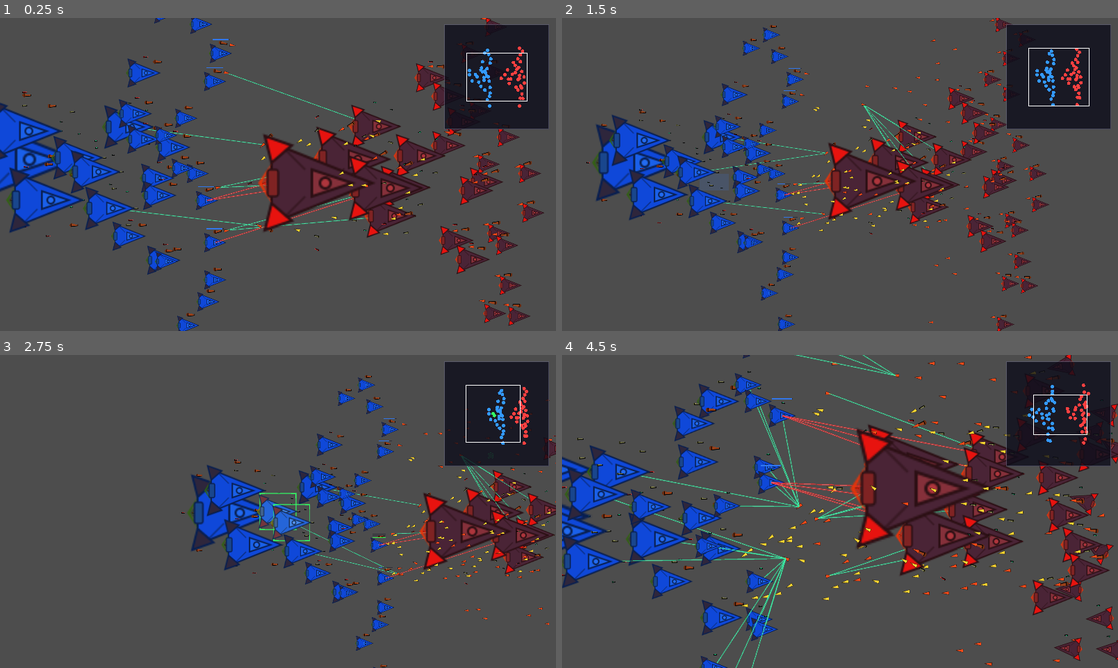
Above: before the commit, frames 1-4 (two rows, left to right).
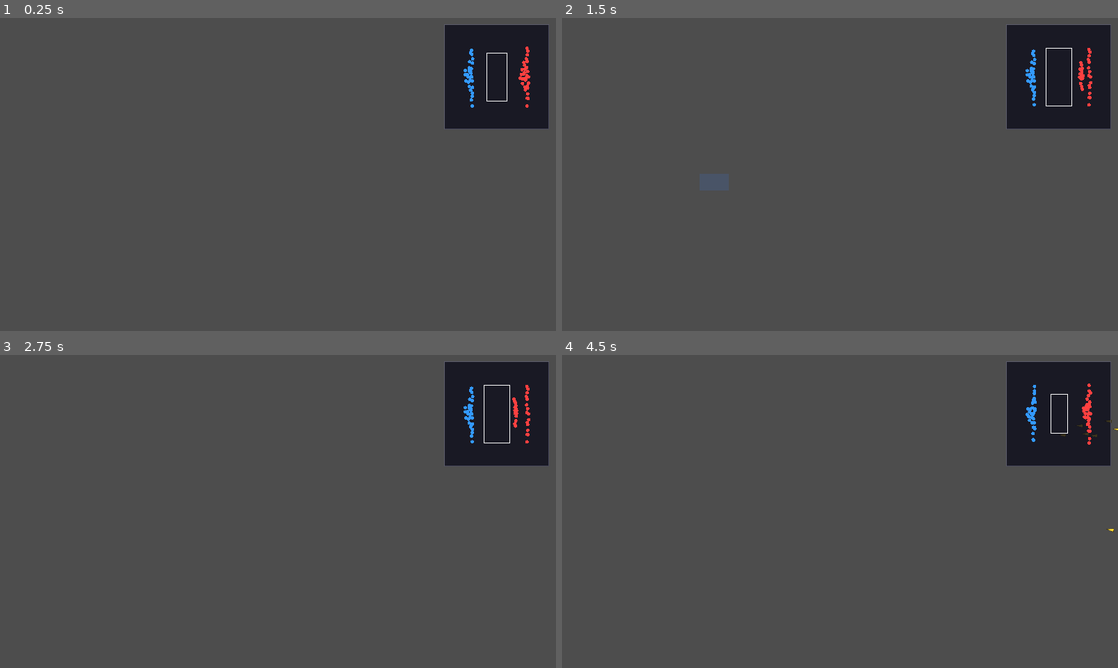
Above: after the commit, the same moments.

Repository: ZhanXuzhao/SpaceRTS
Game: Godot game, scene res://scenes/main.tscn
The game is run twice, just before and just after one commit, with the same random seed, the same clock (stepped at 60 frames per second) and the same inputs.
Inputs (mouse positions are in pixels of both pictures, inside the frame that each line leads up to):
- Up to frame 1 (0.25 s): no input
- Up to frame 2 (1.5 s): tap Enter at 0.5 s; move the mouse to (962, 158) at 0.52 s; hold W 0.53-1.25 s; tap H at 0.6 s; click (962, 158) at 0.67 s; drag from (728, 190) to (639, 140) at 1.27 s
- Up to frame 3 (2.75 s): move the mouse to (333, 442) at 2.02 s; hold W from 2.03 s (still down); tap R at 2.1 s; tap H at 2.3 s
- Up to frame 4 (4.5 s): release W at 2.75 s; drag from (812, 574) to (878, 486) at 2.77 s; move the mouse to (1006, 558) at 3.52 s; hold A 3.53-4.25 s; tap 0 at 3.6 s; tap H at 3.8 s; tap Escape at 4.15 s; click "[R] 重新开始" at 4.25 s

The runs differ from the first frame. In frame 1, 20% of the frame differs, in the area x 0-98%, y 0-100%; in frame 2, 15%; in frame 3, 12%; in frame 4, 25%, in the area x 0-100%, y 0-100%.

Commit message:
fix: Ctrl+A顺序修复 + 间距×3(250→7000) + PD环绕默认500

Diff:
--- a/scripts/main.gd
+++ b/scripts/main.gd
@@ -222,20 +222,8 @@
 				_orbit_cursor_mode = false
 			_attack_cursor_mode = false
 			queue_redraw()
-		elif event.keycode == KEY_A and not event.echo:
-			_attack_cursor_mode = not _attack_cursor_mode
-			_orbit_cursor_mode = false
-			queue_redraw()
-		elif event.keycode == KEY_ESCAPE:
-			_attack_cursor_mode = false
-			_orbit_cursor_mode = false
-			queue_redraw()
-
-		# ---- H：镜头移动到选中单位 ----
-		elif event.keycode == KEY_H and not event.echo:
-			_center_camera_on_selection()
-
-		# ---- Ctrl+A：全选己方单位 ----
+
+		# ---- Ctrl+A 优先于普通 A ----
 		elif event.keycode == KEY_A and event.ctrl_pressed and not event.echo:
 			_clear_selection()
 			for unit in _units:
@@ -245,6 +233,18 @@
 			_attack_cursor_mode = false
 			_orbit_cursor_mode = false
 			queue_redraw()
+		elif event.keycode == KEY_A and not event.echo:
+			_attack_cursor_mode = not _attack_cursor_mode
+			_orbit_cursor_mode = false
+			queue_redraw()
+		elif event.keycode == KEY_ESCAPE:
+			_attack_cursor_mode = false
+			_orbit_cursor_mode = false
+			queue_redraw()
+
+		# ---- H：镜头移动到选中单位 ----
+		elif event.keycode == KEY_H and not event.echo:
+			_center_camera_on_selection()
 
 		# ---- Ctrl+数字：编队 ----
 		elif event.ctrl_pressed and event.keycode >= KEY_0 and event.keycode <= KEY_9:
@@ -501,7 +501,7 @@
 	]
 
 	_spawn_fleet(Unit.Team.BLUE, 250, fleet)
-	_spawn_fleet(Unit.Team.RED, 2500, fleet)
+	_spawn_fleet(Unit.Team.RED, 7000, fleet)
 
 	# 镜头缩放到刚好显示双方所有舰队
 	_fit_camera_to_fleets()
--- a/scripts/unit.gd
+++ b/scripts/unit.gd
@@ -270,7 +270,8 @@
 func _update_orbit(delta: float) -> void:
 	if _is_orbit and is_instance_valid(_orbit_target_unit) and _orbit_target_unit.hull > 0:
 		var dist = _get_approach_range() * 0.85
-		if dist < 50: dist = 50
+		if dist < 50:
+			dist = 500.0  # 只有 PD 时默认 500
 		var angular_speed = rad_to_deg(speed / dist)
 		_orbit_angle += delta * angular_speed * _orbit_direction
 		var rad = deg_to_rad(_orbit_angle)
